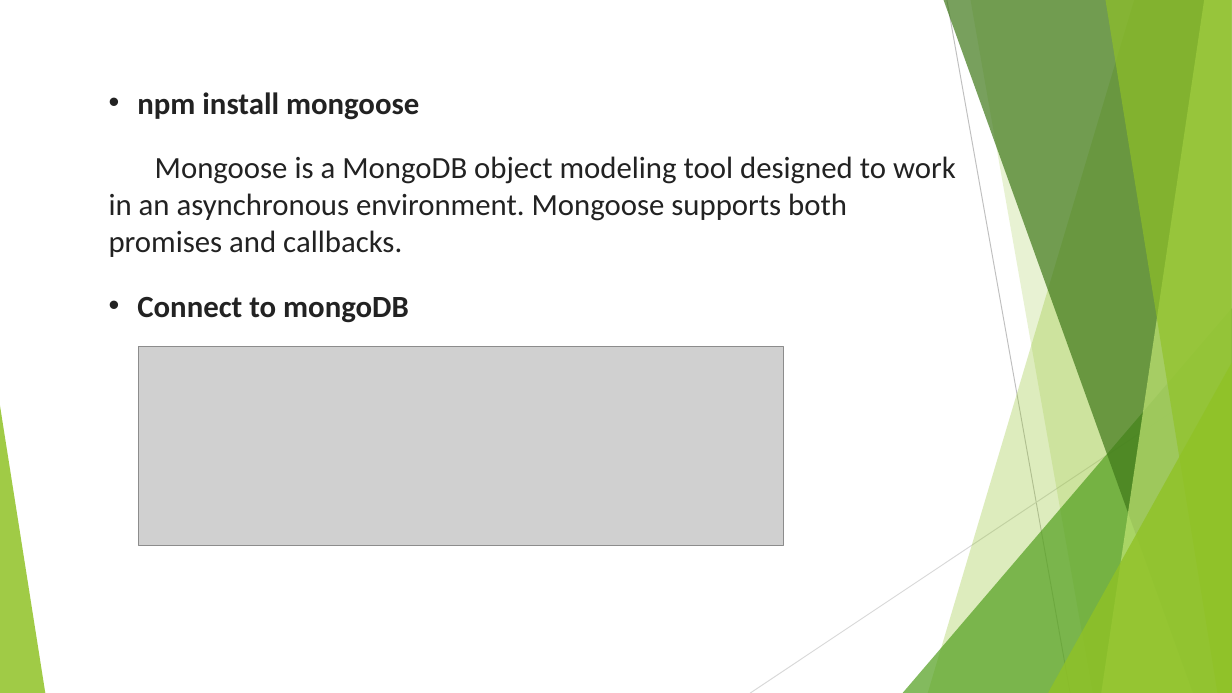
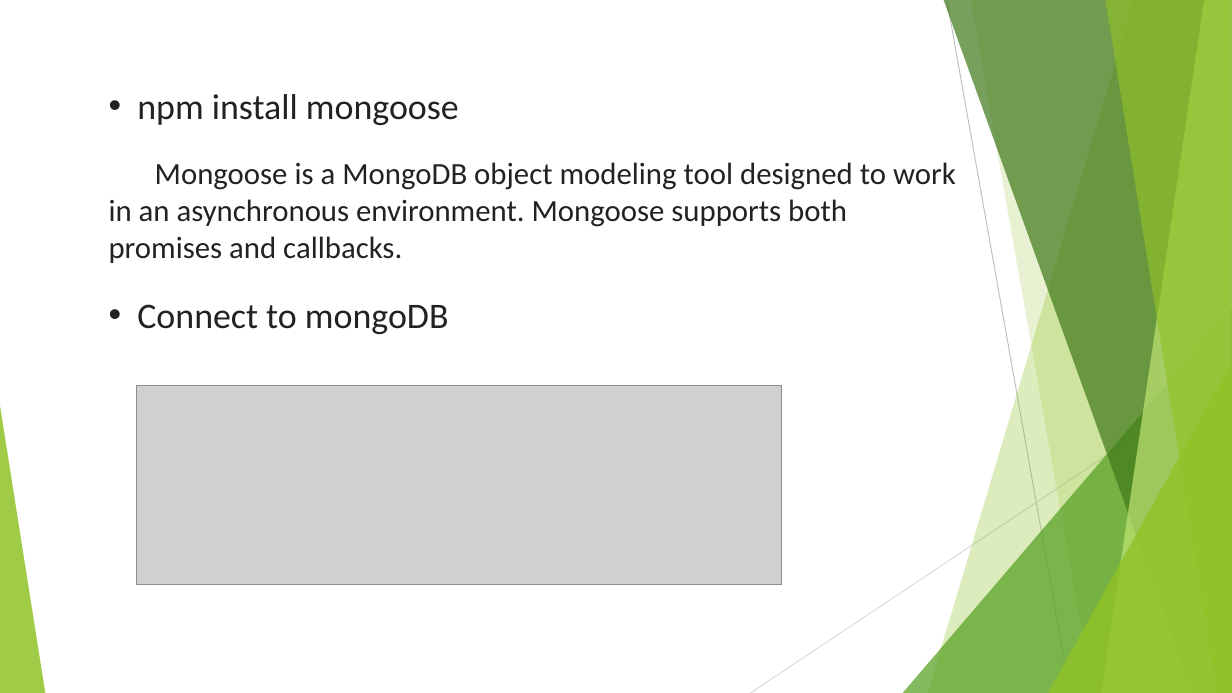
Before and after one commit to byteridge/GarageInternship2020, a slide deck: slide 12 of node-sravani.pptx. Drawn at 1232x693 pixels with LibreOffice and Linux fonts; fonts in the diff are those of the drawing; grey boxes stand for pictures. Boxes give left, top, right and bottom in pixels: in the first picture for what was removed or moved away, otherwise in the second. Text is boxed around its words. In the diff, an @@ line names an element or a change of style, - is before the commit and + after.

```diff
--- a/node-sravani.pptx
+++ b/node-sravani.pptx
@@ text at <box>137,94,459,334</box>: size 24 to 28 pt, bold off in "npm install mongoose", "Connect to mongoDB" @@
@@ picture: place and size @@
-picture at <box>139,347,784,545</box>
+picture at <box>137,385,782,584</box>
```
Also in this commit, not shown: 2 other slides changed, 11 other files.
